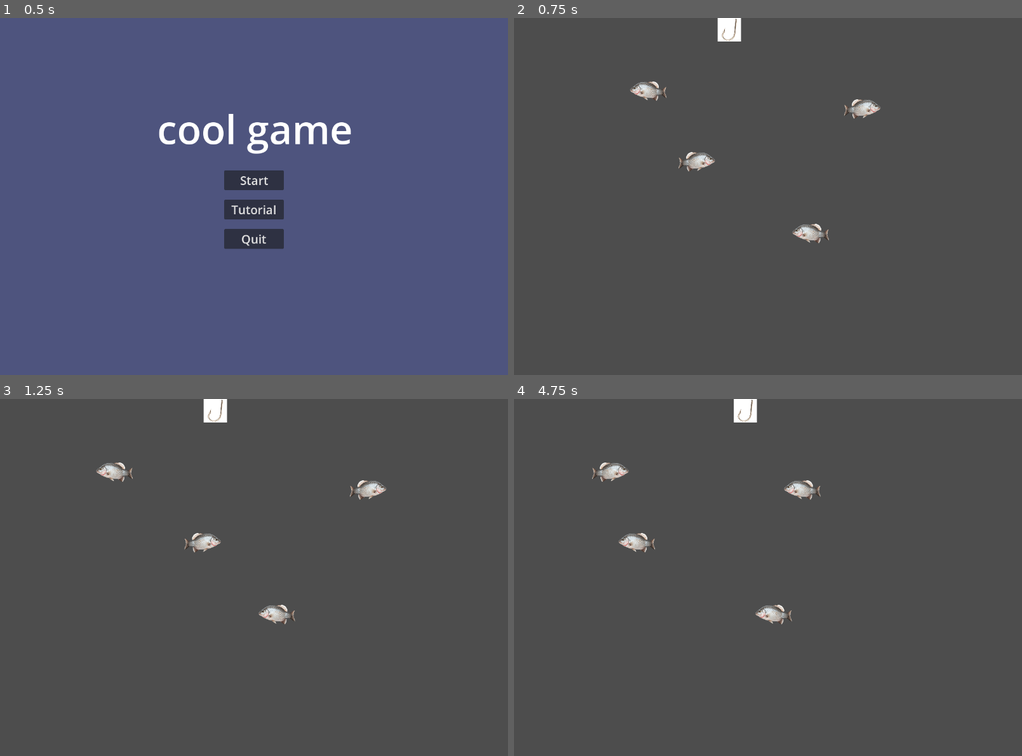
Above: before the commit, frames 1-4 (two rows, left to right).
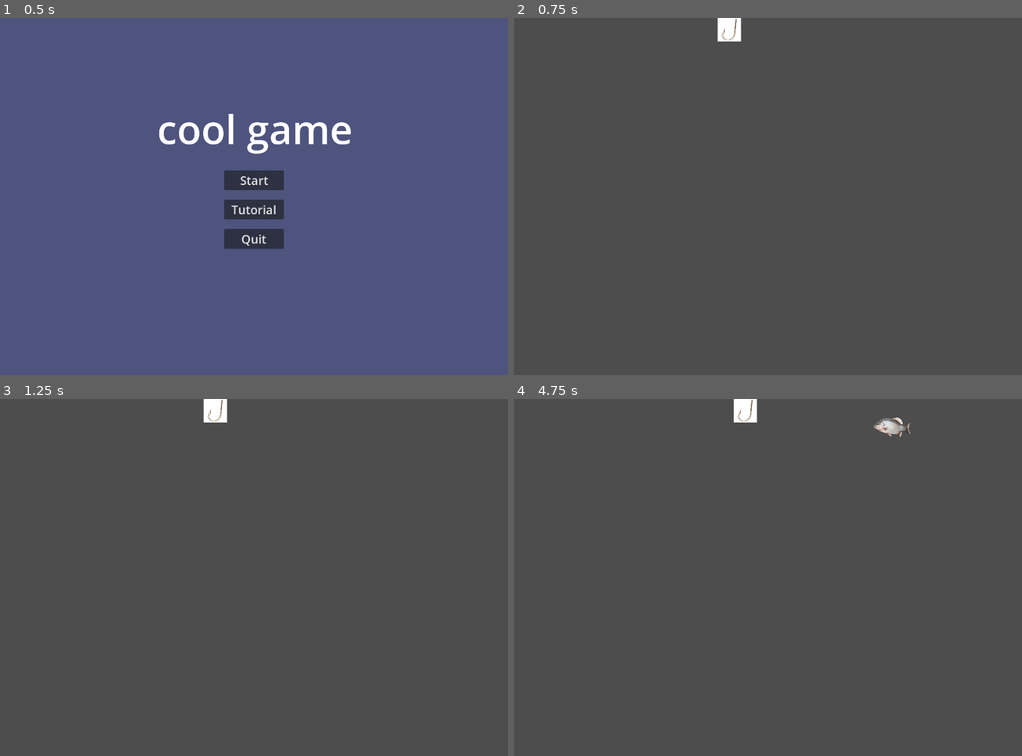
Above: after the commit, the same moments.

Repository: Valeria099/Trallalero-Trallala
Game: Godot game, scene res://Scenes/start_menu.tscn
Same seed, same stepped clock (60 frames per second), same inputs: the game is played once before the commit and once after it.
Inputs:
- Up to frame 1 (0.5 s): no input
- Up to frame 2 (0.75 s): click "Start" at 0.5 s
- Up to frame 3 (1.25 s): no input
- Up to frame 4 (4.75 s): hold Right (ui_right) 1.28-2.03 s; hold Left (ui_left) 2.03-2.78 s; hold Right (ui_right) 2.78-4.28 s; hold Left (ui_left) from 4.28 s (still down)

Frame 1 is identical in both runs. In frame 2, 0.9% of the frame differs, in the area x 22-73%, y 17-64%; in frame 3, 0.9%; in frame 4, 1.1%, in the area x 15-78%, y 5-64%.

Commit message:
random fish spawning, rn ule terve ekraani

Diff:
--- /dev/null
+++ b/Scenes/fishspawn.tscn
@@ -0,0 +1,12 @@
+[gd_scene load_steps=2 format=3 uid="uid://b660kxa2fprev"]
+
+[ext_resource type="Script" uid="uid://d35rebw3b877g" path="res://Scripts/fishspawn.gd" id="1_o3jtc"]
+
+[node name="Fishspawn" type="Node2D"]
+script = ExtResource("1_o3jtc")
+
+[node name="FishTimer" type="Timer" parent="."]
+wait_time = 4.0
+autostart = true
+
+[connection signal="timeout" from="FishTimer" to="." method="_on_timer_timeout"]
--- a/Scenes/hook.tscn
+++ b/Scenes/hook.tscn
@@ -1,26 +1,18 @@
-[gd_scene load_steps=4 format=3 uid="uid://cj3m40puqal1r"]
+[gd_scene load_steps=5 format=3 uid="uid://cj3m40puqal1r"]
 
 [ext_resource type="Texture2D" uid="uid://d2e5mfp15vtml" path="res://Assets/download.jpg" id="1_82nft"]
+[ext_resource type="PackedScene" uid="uid://b660kxa2fprev" path="res://Scenes/fishspawn.tscn" id="1_s8juy"]
 [ext_resource type="Script" uid="uid://bo3dkl3icdnk" path="res://Scripts/hook.gd" id="2_s8juy"]
 [ext_resource type="PackedScene" uid="uid://cn7tcmuwscn6x" path="res://Scenes/fish.tscn" id="3_s8juy"]
 
 [node name="GAME" type="Node2D"]
 position = Vector2(0, -6)
 
+[node name="Fishspawn" parent="." instance=ExtResource("1_s8juy")]
+fish_scene = ExtResource("3_s8juy")
+
 [node name="Hook" type="Sprite2D" parent="."]
 position = Vector2(542.75, 35.25)
 scale = Vector2(0.26, 0.264444)
 texture = ExtResource("1_82nft")
 script = ExtResource("2_s8juy")
-
-[node name="Fish" parent="." instance=ExtResource("3_s8juy")]
-position = Vector2(445, 368)
-
-[node name="Fish2" parent="." instance=ExtResource("3_s8juy")]
-position = Vector2(862, 235)
-
-[node name="Fish3" parent="." instance=ExtResource("3_s8juy")]
-position = Vector2(354, 190)
-
-[node name="Fish4" parent="." instance=ExtResource("3_s8juy")]
-position = Vector2(763, 549)
--- /dev/null
+++ b/Scripts/fishspawn.gd
@@ -0,0 +1,27 @@
+extends Node2D
+
+@export var fish_scene: PackedScene
+@export var fish_limit := 5
+
+var rng = RandomNumberGenerator.new()
+
+func _ready():
+	rng.randomize()
+	$FishTimer.start()
+
+func spawn_fish():
+	if get_child_count() >= fish_limit + 1:
+		return
+	var fish = fish_scene.instantiate()
+	var screen_size = get_viewport_rect().size
+
+	#random position anywhere on the screen
+	fish.global_position = Vector2(
+		randf_range(0, screen_size.x),
+		randf_range(0, screen_size.y)
+		)
+
+	add_child(fish)
+
+func _on_timer_timeout():
+	spawn_fish()
--- a/Scripts/hook.gd
+++ b/Scripts/hook.gd
@@ -7,9 +7,9 @@
 
 func _process(delta):
 	var direction = 0
-	if Input.is_action_pressed("ui_left") or Input.is_action_pressed("move_left"):
+	if Input.is_action_pressed("ui_left"):
 		direction -= 1
-	if Input.is_action_pressed("ui_right") or Input.is_action_pressed("move_right"):
+	if Input.is_action_pressed("ui_right"):
 		direction += 1
 
 	position.x += direction * speed * delta
Not shown, added: Scripts/fishspawn.gd.uid
